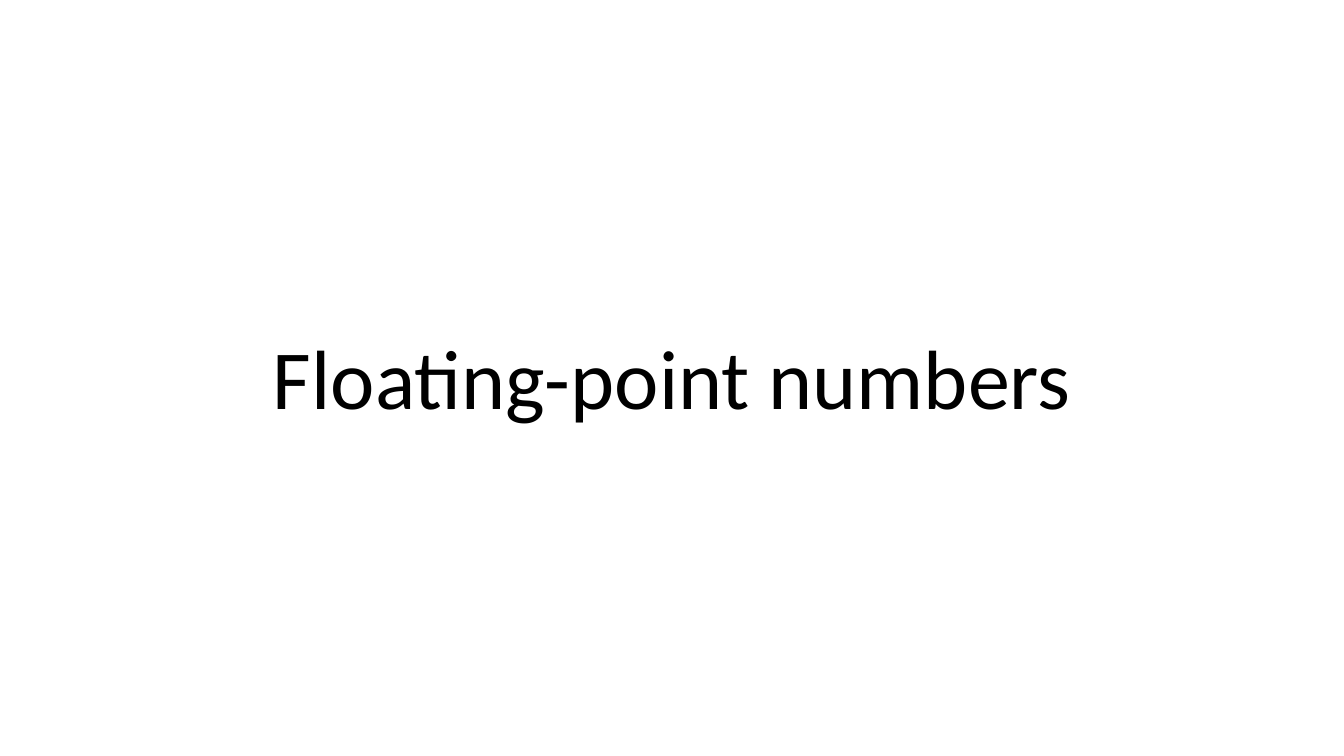
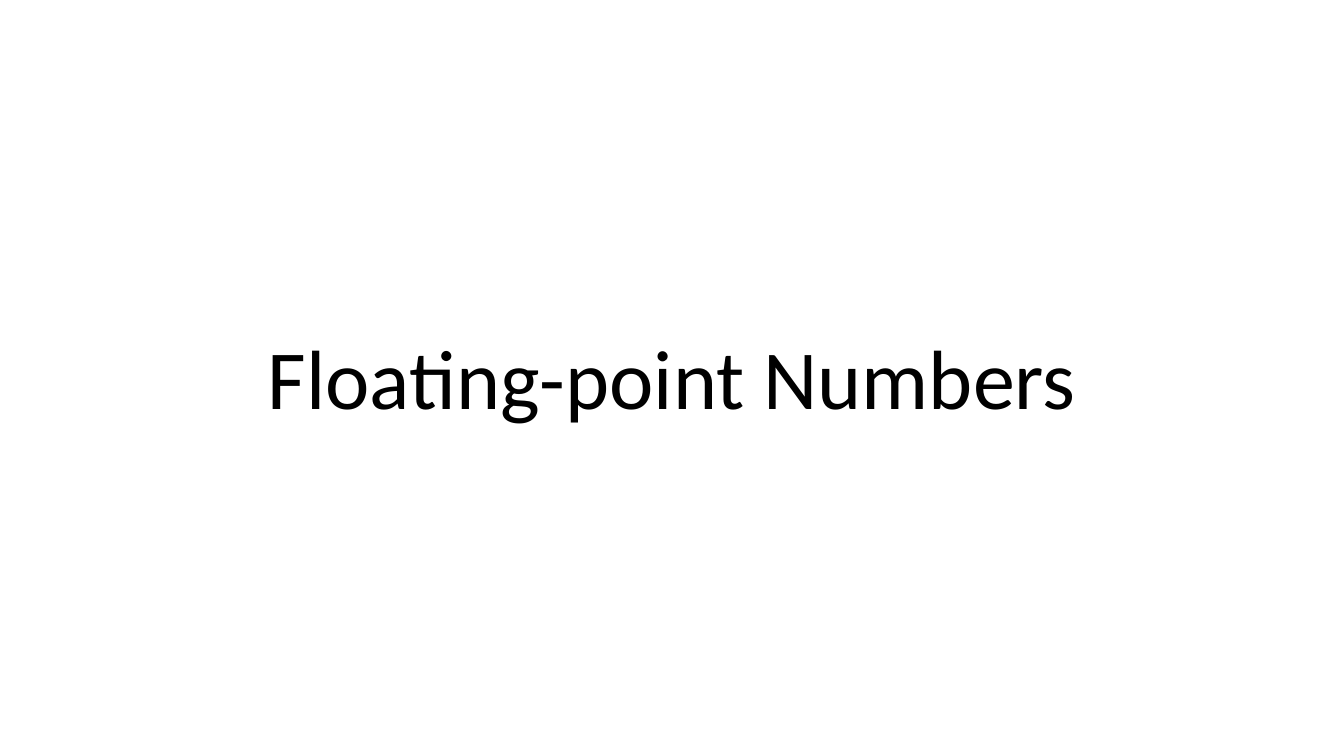
Before and after one commit to dayekuaipao/CPPLearning, a slide deck: slide 20 of week02/Lecture02.pptx (slide 18 before the commit). Drawn at 1344x756 pixels with LibreOffice and Linux fonts; fonts in the diff are those of the drawing; background and template pictures are left out. Boxes give left, top, right and bottom in pixels: in the first picture for what was removed or moved away, otherwise in the second. Text is boxed around its words. In the diff, an @@ line names an element or a change of style, - is before the commit and + after.

```diff
--- a/week02/Lecture02.pptx
+++ b/week02/Lecture02.pptx
@@ title at (x1=268, y1=350, x2=1076, y2=424): text changed @@
-Floating-point numbers
+Floating-point Numbers
```
Also in this commit, not shown: 6 other slides changed, 2 slides added, 2 other files.
